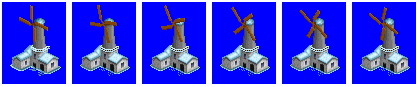
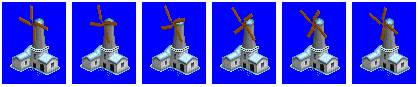
Comparing the layer stacks of the two 419px x 87px images. Changes:
painted on "snow" over [10, 18, 410, 76]
added layer "ground snow" above "ground detail" over [10, 54, 410, 76]
added layer "ground detail" above "blue bg" over [10, 54, 410, 76]
